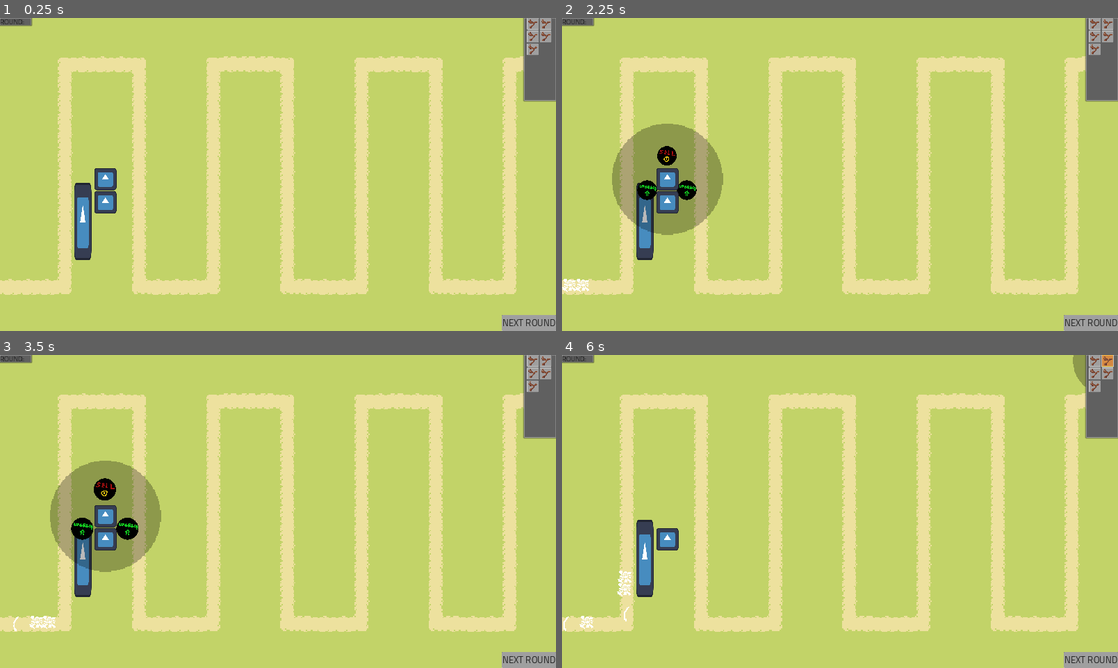
Above: before the commit, frames 1-4 (two rows, left to right).
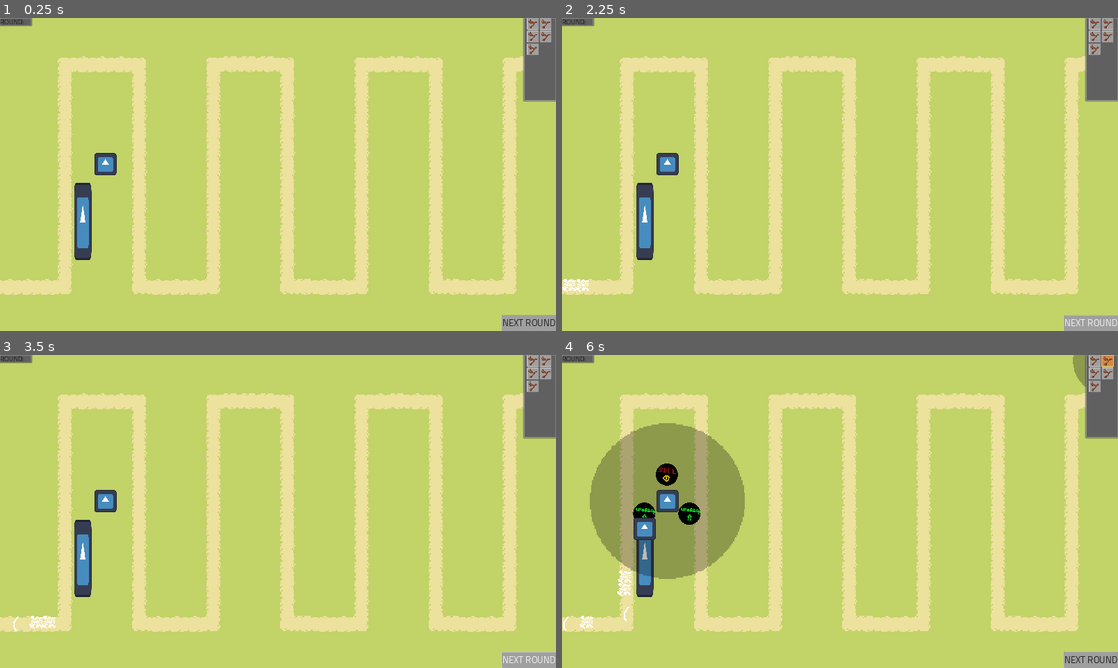
Above: after the commit, the same moments.

Repository: MindVisceral/BoneTD
Game: Godot game, scene res://Levels/Level1/Level1.tscn
Two runs of this game, one before a commit and one after it. Both use one fixed random seed, a clock stepped at 60 frames per second and the inputs below. This scene is started directly instead of the project's main scene. The engine's default icon, where the game draws it, is replaced by a stand-in: a white triangle on a blue panel in a dark square.
Inputs (mouse positions are in pixels of both pictures, inside the frame that each line leads up to):
- Up to frame 1 (0.25 s): no input
- Up to frame 2 (2.25 s): click "NEXT ROUND" at 0.5 s; click "NEXT ROUND" at 1.25 s; click (667, 177) at 2.02 s
- Up to frame 3 (3.5 s): click (127, 530) at 2.77 s
- Up to frame 4 (6 s): click (1095, 361) at 3.5 s; click (645, 530) at 4.27 s; click (667, 489) at 5.02 s; click (1106, 361) at 5.75 s

The runs differ from the first frame. In frame 1, 0.7% of the frame differs, in the area x 17-21%, y 43-63%; in frame 2, 5.5%; in frame 3, 5.5%; in frame 4, 11%, in the area x 5-33%, y 21-72%.
Error before the commit: Cannot call method 'instantiate' on a null value. (res://Entities/Towers/BaseTower/BaseTower.gd:388)

Commit message:
Added Hit- and Trail- Effects

Diff:
--- a/Entities/Enemies/BaseEnemy/BaseEnemy.gd
+++ b/Entities/Enemies/BaseEnemy/BaseEnemy.gd
@@ -1,5 +1,17 @@
 class_name BaseEnemy
 extends PathFollow2D
+
+
+###-------------------------------------------------------------------------###
+##### References
+###-------------------------------------------------------------------------###
+
+@export_group("References")
+
+## The Enemy's HitPoint - a HitEffect will be instantiated at this Marker's position.
+## HERE: Maybe - don't know how this hould work yet.
+@export var hit_point: Marker2D
+
 
 ###-------------------------------------------------------------------------###
 ##### Exported stats
@@ -144,15 +156,24 @@
 		death()
 
 
+	## If a HitEffect was passed down with damageData,
+	## instantiate that hit effect at this Enemy's HitPoint Marker
+	if damageData.hit_effect:
+		var hit_effect_instance = damageData.hit_effect.instantiate()
+		hit_point.add_child(hit_effect_instance)
 
 ## Make the Enemy die
 func death() -> void:
 	## We must tell the Wave (if this Enemy is a part of one) that it has died
 	if enemy_wave:
 		enemy_wave.enemy_is_dead(self)
+	else:
+		printerr("Enemy: ", self, " - is dead but wasn't assigned to a Wave!")
+
 	print("ENEMY ", self, " IS DEAD")
+
 	## This Enemy is dead, the Player should receive some Money for kiling it
 	Globals.gain_money(default_money)
 
-	## And now delete this Enemy
+	## And now we can safely delete this Enemy
 	queue_free()
--- a/Entities/Enemies/BaseEnemy/BaseEnemy.tscn
+++ b/Entities/Enemies/BaseEnemy/BaseEnemy.tscn
@@ -4,10 +4,11 @@
 [ext_resource type="PackedScene" uid="uid://bjsrrnnyn21fc" path="res://Entities/Enemies/BaseEnemy/EnemyDetectedArea.tscn" id="2_68rp6"]
 [ext_resource type="PackedScene" uid="uid://d2nhv2gaegs3h" path="res://Entities/Entity Elements/Hurtbox.tscn" id="2_cegvm"]
 
-[node name="BaseEnemy" type="PathFollow2D"]
+[node name="BaseEnemy" type="PathFollow2D" node_paths=PackedStringArray("hit_point")]
 rotates = false
 loop = false
 script = ExtResource("1_lgemf")
+hit_point = NodePath("HitPoint")
 
 [node name="EnemyDetectedArea" parent="." node_paths=PackedStringArray("Entity") instance=ExtResource("2_68rp6")]
 Entity = NodePath("..")
@@ -18,5 +19,7 @@
 editor_description = "Hurtbox of the Enemy"
 Entity = NodePath("..")
 
+[node name="HitPoint" type="Marker2D" parent="."]
+
 [editable path="EnemyDetectedArea"]
 [editable path="Hurtbox"]
--- /dev/null
+++ b/Entities/Towers/BaseTower/BaseHitEffect.gd
@@ -0,0 +1,15 @@
+class_name BaseHitEffect
+extends AnimatedSprite2D
+
+
+## When this Hit Effect is instantiated, its animation is played immediately,
+## and when its finished the whole Effect is queue_free()-d
+
+
+###-------------------------------------------------------------------------###
+##### The sole function
+###-------------------------------------------------------------------------###
+
+## Animation done, kill this Node!
+func _on_animation_finished() -> void:
+	queue_free()
--- /dev/null
+++ b/Entities/Towers/BaseTower/BaseHitEffect.tscn
@@ -0,0 +1,51 @@
+[gd_scene load_steps=8 format=3 uid="uid://dv57srrnagcgo"]
+
+[ext_resource type="Script" path="res://Entities/Towers/BaseTower/BaseHitEffect.gd" id="1_42886"]
+[ext_resource type="Texture2D" uid="uid://bimf3235c3gvo" path="res://placeholder_7.png" id="1_xis4d"]
+
+[sub_resource type="AtlasTexture" id="AtlasTexture_r15dp"]
+atlas = ExtResource("1_xis4d")
+region = Rect2(0, 0, 32, 32)
+
+[sub_resource type="AtlasTexture" id="AtlasTexture_jla1m"]
+atlas = ExtResource("1_xis4d")
+region = Rect2(32, 0, 32, 32)
+
+[sub_resource type="AtlasTexture" id="AtlasTexture_p303p"]
+atlas = ExtResource("1_xis4d")
+region = Rect2(32, 32, 32, 32)
+
+[sub_resource type="AtlasTexture" id="AtlasTexture_44hmx"]
+atlas = ExtResource("1_xis4d")
+region = Rect2(0, 32, 32, 32)
+
+[sub_resource type="SpriteFrames" id="SpriteFrames_cef6x"]
+animations = [{
+"frames": [{
+"duration": 1.0,
+"texture": SubResource("AtlasTexture_r15dp")
+}, {
+"duration": 1.0,
+"texture": SubResource("AtlasTexture_jla1m")
+}, {
+"duration": 1.0,
+"texture": SubResource("AtlasTexture_p303p")
+}, {
+"duration": 1.0,
+"texture": SubResource("AtlasTexture_44hmx")
+}],
+"loop": false,
+"name": &"default_placeholder",
+"speed": 12.0
+}]
+
+[node name="BaseHitEffect" type="AnimatedSprite2D"]
+scale = Vector2(0.15, 0.15)
+sprite_frames = SubResource("SpriteFrames_cef6x")
+animation = &"default_placeholder"
+autoplay = "default_placeholder"
+frame = 3
+frame_progress = 1.0
+script = ExtResource("1_42886")
+
+[connection signal="animation_finished" from="." to="." method="_on_animation_finished"]
--- /dev/null
+++ b/Entities/Towers/BaseTower/BaseTrail.gd
@@ -0,0 +1,44 @@
+class_name BaseTrail
+extends Line2D
+
+
+## This is a purely visual Node. It creates a Line between a Tower's 'Bullet'-firing point,
+## and the Enemy's HitPoint to simulate an effect of a Bullet travelling that distance.
+
+
+###-------------------------------------------------------------------------###
+##### Exported variables
+###-------------------------------------------------------------------------###
+
+@export_group("Exported variables")
+
+## How long this Trail will linger in the Tree before it's queue_free()-d (in seconds)
+@export_range(0.01, 5.0) var lifetime: float = 0.05
+
+
+###-------------------------------------------------------------------------###
+##### Regular variables
+###-------------------------------------------------------------------------###
+
+## This Trail's starting position - typically, the Tower's gun barrel.
+var trail_start_point: Vector2 = Vector2.ZERO
+
+## This Trail's end point - typically, the Tower's Target/Enemy.
+var trail_end_point: Vector2 = Vector2(100, 50)
+
+
+###-------------------------------------------------------------------------###
+##### Functions
+###-------------------------------------------------------------------------###
+
+func _ready() -> void:
+	## Clear the Trail to avoid any issues
+	self.clear_points()
+
+	## Add the start- and end-point positions to the Trail
+	self.add_point(trail_start_point)
+	self.add_point(trail_end_point)
+
+	## Wait until 'lifetime' length of time passes and delete this Node.
+	await get_tree().create_timer(lifetime).timeout
+	queue_free()
--- /dev/null
+++ b/Entities/Towers/BaseTower/BaseTrail.tscn
@@ -0,0 +1,9 @@
+[gd_scene load_steps=2 format=3 uid="uid://cdmssx6y1y2pk"]
+
+[ext_resource type="Script" path="res://Entities/Towers/BaseTower/BaseTrail.gd" id="1_6d4ll"]
+
+[node name="BaseTrail" type="Line2D"]
+points = PackedVector2Array(-65, -17, 146, 33)
+width = 1.0
+default_color = Color(1, 0.65, 0, 0.819608)
+script = ExtResource("1_6d4ll")
--- a/Entities/Towers/DirectTower/DirectTower.gd
+++ b/Entities/Towers/DirectTower/DirectTower.gd
@@ -9,6 +9,15 @@
 ###-------------------------------------------------------------------------###
 
 @export_group("References")
+
+## This HitEffect PackedScene Node of class BaseHitEffect
+## is passed onto the Enemy through DamageData,
+## and instantiated at that Enemy's hit point.
+@export var hit_effect: PackedScene
+
+## This TrailEffect PackedScene Node of class BaseTrail
+## is instantiated to create the effect of a Bullet between this Tower and the Enemy
+@export var trail_effect: PackedScene
 
 
 ###-------------------------------------------------------------------------###
@@ -67,5 +76,17 @@
 	## and send it over directly to the Enemy, bypassing its Hurtbox completely.
 	var damageData = DamageData.new()
 	damageData.damage_value = damage
+	damageData.hit_effect = hit_effect
 
 	current_target.receive_DamageData(damageData)
+
+	## And create a Trail between this Tower and the Target
+	var trail_effect_instance: BaseTrail = trail_effect.instantiate()
+
+	## Tell the Trail where it should start and end
+	trail_effect_instance.trail_start_point = self.global_position
+	trail_effect_instance.trail_end_point = current_target.global_position
+
+	## And add the Enemy to the Tree - independent from this Tower.
+	## It will queue_free() itself when it's done.
+	get_tree().get_root().add_child(trail_effect_instance)
--- a/Entities/Towers/DirectTower/DirectTower.tscn
+++ b/Entities/Towers/DirectTower/DirectTower.tscn
@@ -1,11 +1,19 @@
-[gd_scene load_steps=3 format=3 uid="uid://dn0yn7md0iu0y"]
+[gd_scene load_steps=5 format=3 uid="uid://dn0yn7md0iu0y"]
 
 [ext_resource type="PackedScene" uid="uid://u1qyk1m1yco0" path="res://Entities/Towers/BaseTower/BaseTower.tscn" id="1_je144"]
 [ext_resource type="Script" path="res://Entities/Towers/DirectTower/DirectTower.gd" id="2_vuqpp"]
+[ext_resource type="PackedScene" uid="uid://dv57srrnagcgo" path="res://Entities/Towers/BaseTower/BaseHitEffect.tscn" id="3_aehsl"]
+[ext_resource type="PackedScene" uid="uid://cdmssx6y1y2pk" path="res://Entities/Towers/BaseTower/BaseTrail.tscn" id="4_2tslp"]
 
 [node name="DirectTower" instance=ExtResource("1_je144")]
 script = ExtResource("2_vuqpp")
+hit_effect = ExtResource("3_aehsl")
+trail_effect = ExtResource("4_2tslp")
 damage = 1
+shot_delay = 0.2
+
+[node name="ShotDelayTimer" parent="." index="6"]
+wait_time = 0.2
 
 [editable path="RadialTowerSelection"]
 [editable path="TowerRange"]
--- a/Levels/Level1/Level1.tscn
+++ b/Levels/Level1/Level1.tscn
@@ -8,7 +8,6 @@
 [ext_resource type="Texture2D" uid="uid://c6mdmcmvjs336" path="res://icon.svg" id="5_y4jfb"]
 [ext_resource type="PackedScene" uid="uid://cbdr67v8qd072" path="res://Entities/Towers/StickGuy/StickGuySelectButton.tscn" id="6_4qvdn"]
 [ext_resource type="PackedScene" uid="uid://3ob5n3fq12o6" path="res://Entities/Enemies/CarpalsEnemy/CarpalsEnemy.tscn" id="7_pr6bl"]
-[ext_resource type="PackedScene" uid="uid://cavd1oiqjhyqd" path="res://Entities/Towers/ProjectileTower/ProjectileTower.tscn" id="7_ylebg"]
 [ext_resource type="PackedScene" uid="uid://dn0yn7md0iu0y" path="res://Entities/Towers/DirectTower/DirectTower.tscn" id="8_ayekn"]
 
 [sub_resource type="NavigationPolygon" id="NavigationPolygon_2vxpa"]
@@ -424,9 +423,6 @@
 [sub_resource type="RectangleShape2D" id="RectangleShape2D_4td0d"]
 size = Vector2(15, 67)
 
-[sub_resource type="CircleShape2D" id="CircleShape2D_n0r05"]
-radius = 48.0416
-
 [sub_resource type="CircleShape2D" id="CircleShape2D_rfdg7"]
 radius = 67.082
 
@@ -482,24 +478,14 @@
 
 [node name="TowerHandler" parent="." instance=ExtResource("4_6772l")]
 
-[node name="ProjectileTower" parent="TowerHandler" node_paths=PackedStringArray("tower_handler") instance=ExtResource("7_ylebg")]
-position = Vector2(91, 139)
+[node name="DirectTower" parent="TowerHandler" node_paths=PackedStringArray("tower_handler") instance=ExtResource("8_ayekn")]
+position = Vector2(91, 126)
 tower_handler = NodePath("..")
 
-[node name="TowerRangeVisuals" parent="TowerHandler/ProjectileTower" index="0"]
-scale = Vector2(0.75065, 0.75065)
-
-[node name="Collider" parent="TowerHandler/ProjectileTower/TowerRange" index="0"]
-shape = SubResource("CircleShape2D_n0r05")
-
-[node name="RayTower" parent="TowerHandler" node_paths=PackedStringArray("tower_handler") instance=ExtResource("8_ayekn")]
-position = Vector2(91, 159)
-tower_handler = NodePath("..")
-
-[node name="TowerRangeVisuals" parent="TowerHandler/RayTower" index="0"]
+[node name="TowerRangeVisuals" parent="TowerHandler/DirectTower" index="0"]
 scale = Vector2(1.04816, 1.04816)
 
-[node name="Collider" parent="TowerHandler/RayTower/TowerRange" index="0"]
+[node name="Collider" parent="TowerHandler/DirectTower/TowerRange" index="0"]
 shape = SubResource("CircleShape2D_rfdg7")
 
 [node name="MovementPath" type="Path2D" parent="."]
@@ -508,6 +494,7 @@
 
 [node name="CarpalsEnemy" parent="MovementPath" instance=ExtResource("7_pr6bl")]
 position = Vector2(-26, 232)
+max_health = 7
 
 [node name="LevelCamera" type="Camera2D" parent="."]
 anchor_mode = 0
@@ -604,9 +591,6 @@
 "
 
 [editable path="TowerHandler"]
-[editable path="TowerHandler/ProjectileTower"]
-[editable path="TowerHandler/ProjectileTower/RadialTowerSelection"]
-[editable path="TowerHandler/ProjectileTower/TowerRange"]
-[editable path="TowerHandler/RayTower"]
-[editable path="TowerHandler/RayTower/RadialTowerSelection"]
-[editable path="TowerHandler/RayTower/TowerRange"]
+[editable path="TowerHandler/DirectTower"]
+[editable path="TowerHandler/DirectTower/RadialTowerSelection"]
+[editable path="TowerHandler/DirectTower/TowerRange"]
--- a/Resources/DamageData.gd
+++ b/Resources/DamageData.gd
@@ -3,5 +3,8 @@
 
 ## Damage value. Subtract this from health
 @export var damage_value: int = 0
-## The point in which the Hitbox and the Hurtbox overlap (in global space)
+## The point at which the Hitbox and the Hurtbox overlap (in global space)
 @export var hit_point: Vector2 = Vector2.ZERO
+
+## This effect of class BaseHitEffect is instantiated at the hit_point
+@export var hit_effect: PackedScene
Not shown: 1 places in Levels/Level1/Level1.tscn that only renumber resources
Binary file added: placeholder_7.png
Not shown, added: placeholder_7.png.import
Not shown, removed: placeholder_7.png~
